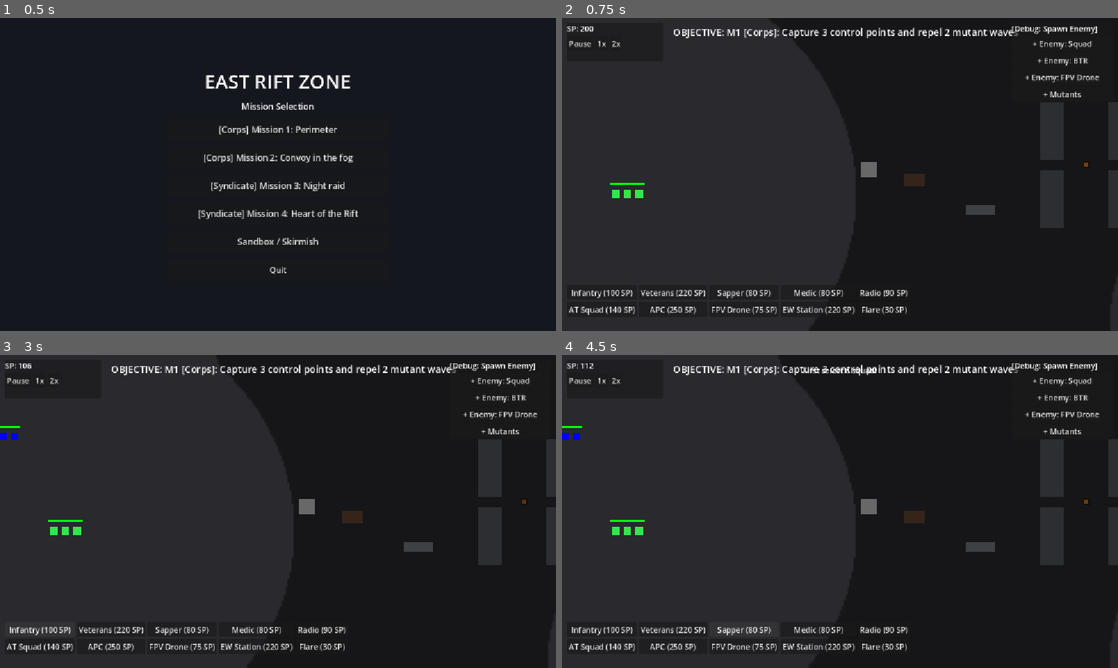
Above: before the commit, frames 1-4 (two rows, left to right).
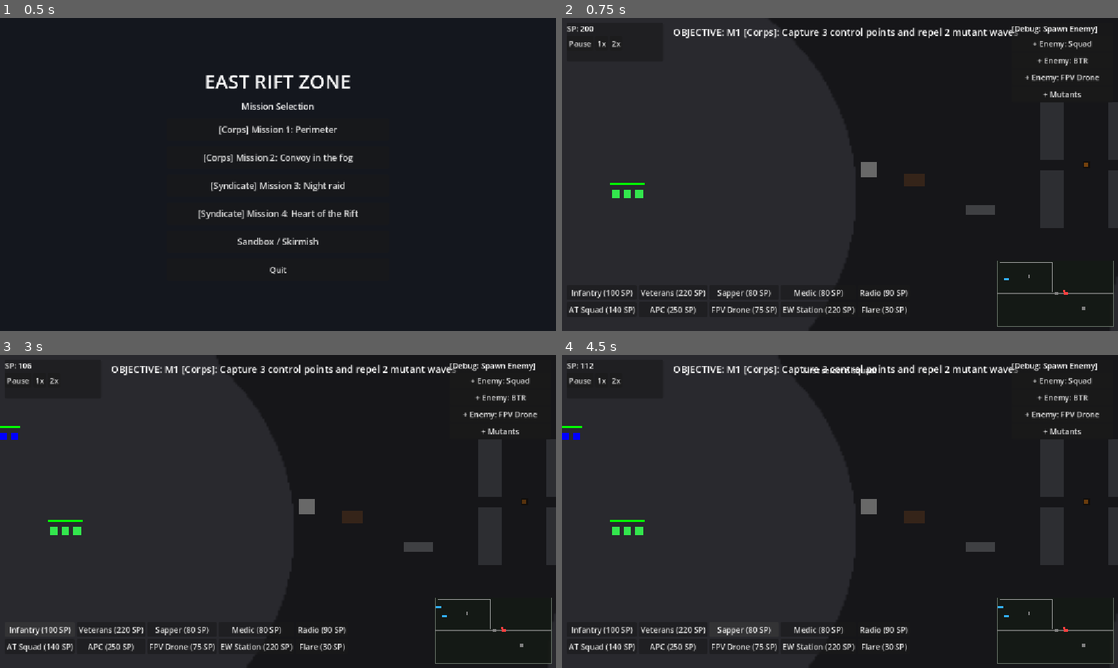
Above: after the commit, the same moments.

Repository: roflanbi4/game-zov
Game: Godot game, scene res://scenes/core/main_game.tscn
The game is run twice, just before and just after one commit, with the same random seed, the same clock (stepped at 60 frames per second) and the same inputs.
Inputs:
- Up to frame 1 (0.5 s): no input
- Up to frame 2 (0.75 s): click "[Corps] Mission 1: Perimeter" at 0.5 s
- Up to frame 3 (3 s): click "1x" at 1.25 s; click "2x" at 2 s; click "Infantry (100 SP)" at 2.75 s
- Up to frame 4 (4.5 s): click "Veterans (220 SP)" at 3.5 s; click "Sapper (80 SP)" at 4.25 s

Frame 1 is identical in both runs. In frame 2, 0.2% of the frame differs, in the area x 78-100%, y 77-99%; in frame 3, 0.3%; in frame 4, 0.3%.

Commit message:
15.5

Diff:
--- a/scripts/ui/GameHUD.gd
+++ b/scripts/ui/GameHUD.gd
@@ -117,6 +117,15 @@
 	var mm: MissionManager = get_parent().get_node_or_null("MissionManager") as MissionManager
 	if mm != null and _day_night_btn != null:
 		_day_night_btn.visible = (mm.mission == MissionManager.Mission.SANDBOX)
+
+	# Minimap (bottom right)
+	var minimap := HUDMinimap.new()
+	minimap.name = "HUDMinimap"
+	var vp: Vector2 = get_viewport().get_visible_rect().size
+	if vp.x <= 0.0:
+		vp = Vector2(1280.0, 720.0)
+	minimap.position = Vector2(vp.x - 250.0, vp.y - 145.0)
+	add_child(minimap)
 
 func _on_sp_changed(_new_amount: int) -> void:
 	_update_sp_label()
--- /dev/null
+++ b/scripts/ui/HUDMinimap.gd
@@ -0,0 +1,108 @@
+class_name HUDMinimap extends Control
+
+const _CFG := preload("res://scripts/core/GameConfig.gd")
+
+const MAP_UI_W: float = 240.0
+const MAP_UI_H: float = 135.0
+
+func _ready() -> void:
+	custom_minimum_size = Vector2(MAP_UI_W, MAP_UI_H)
+	size = Vector2(MAP_UI_W, MAP_UI_H)
+	mouse_filter = Control.MOUSE_FILTER_STOP
+	set_process(true)
+
+func _process(_delta: float) -> void:
+	queue_redraw()
+
+func _draw() -> void:
+	var rect: Rect2 = Rect2(Vector2.ZERO, size)
+	draw_rect(rect, Color(0.08, 0.1, 0.08, 0.88), true)
+	draw_rect(rect, Color(0.45, 0.5, 0.45, 0.9), false, 1.5)
+
+	# Дорога по центру
+	var road_y: float = size.y * 0.5
+	draw_line(Vector2(0.0, road_y), Vector2(size.x, road_y), Color(0.6, 0.6, 0.6, 0.6), 1.0)
+
+	var cam: Camera2D = get_tree().get_first_node_in_group("rts_camera") as Camera2D
+
+	# Точки контроля
+	for cp in get_tree().get_nodes_in_group("control_points"):
+		if not is_instance_valid(cp) or not (cp is Node2D):
+			continue
+		var owner_val: int = int(cp.get("point_owner"))
+		var color: Color = Color(0.5, 0.5, 0.5, 1.0)
+		match owner_val:
+			1:
+				color = Color(0.2, 0.7, 1.0, 1.0)
+			2:
+				color = Color(1.0, 0.25, 0.25, 1.0)
+			_:
+				color = Color(0.5, 0.5, 0.5, 1.0)
+		var mini_pos: Vector2 = _to_mini((cp as Node2D).global_position)
+		draw_rect(Rect2(mini_pos - Vector2(3.0, 3.0), Vector2(6.0, 6.0)), color)
+
+	# Союзные юниты
+	for g in ["player_units", "player_vehicles", "player_drones"]:
+		for node in get_tree().get_nodes_in_group(g):
+			if not is_instance_valid(node) or not (node is Node2D):
+				continue
+			var mini_pos: Vector2 = _to_mini((node as Node2D).global_position)
+			draw_circle(mini_pos, 2.5, Color(0.2, 0.7, 1.0, 1.0))
+
+	# Видимые враги
+	for g in ["enemy_units", "enemy_vehicles", "mutants"]:
+		for node in get_tree().get_nodes_in_group(g):
+			if not is_instance_valid(node) or not (node is Node2D):
+				continue
+			if not (node as Node).visible:
+				continue
+			var mini_pos: Vector2 = _to_mini((node as Node2D).global_position)
+			draw_circle(mini_pos, 2.5, Color(1.0, 0.25, 0.25, 1.0))
+
+	# Прямоугольник камеры
+	if cam != null:
+		var cam_size: Vector2 = cam.get_viewport_rect().size if cam.get_viewport() != null else Vector2(640.0, 360.0)
+		var cam_mini: Vector2 = _to_mini(cam.global_position - cam_size * 0.5)
+		var cam_mini_size: Vector2 = Vector2((cam_size.x / _CFG.MAP_WIDTH) * size.x, (cam_size.y / _CFG.MAP_HEIGHT) * size.y)
+		draw_rect(Rect2(cam_mini, cam_mini_size), Color(1.0, 1.0, 1.0, 0.6), false, 1.0)
+
+func _to_mini(world_pos: Vector2) -> Vector2:
+	return Vector2((world_pos.x / _CFG.MAP_WIDTH) * size.x, (world_pos.y / _CFG.MAP_HEIGHT) * size.y)
+
+func _gui_input(event: InputEvent) -> void:
+	if event is InputEventMouseButton:
+		var world_pos: Vector2 = _world_from_mini(event.position)
+		if event.button_index == MOUSE_BUTTON_LEFT and event.pressed:
+			var cam: Camera2D = get_tree().get_first_node_in_group("rts_camera") as Camera2D
+			if cam != null:
+				cam.position = world_pos
+			accept_event()
+		elif event.button_index == MOUSE_BUTTON_RIGHT and event.pressed:
+			_send_selected_to(world_pos)
+			accept_event()
+
+func _world_from_mini(mini_pos: Vector2) -> Vector2:
+	return Vector2((mini_pos.x / size.x) * _CFG.MAP_WIDTH, (mini_pos.y / size.y) * _CFG.MAP_HEIGHT)
+
+func _send_selected_to(world_pos: Vector2) -> void:
+	var sel_mgr: Node = get_tree().current_scene.get_node_or_null("SelectionManager")
+	if sel_mgr == null:
+		return
+	var selected_squads: Array = sel_mgr.get("selected_squads")
+	if selected_squads == null:
+		return
+	for sq in selected_squads:
+		if not is_instance_valid(sq) or not (sq is Node2D):
+			continue
+		if sq.has_method("move_squad"):
+			sq.move_squad(world_pos)
+		elif sq.has_method("set_destination"):
+			sq.set_destination(world_pos)
+	var selected_units: Array = sel_mgr.get("selected_units")
+	if selected_units == null:
+		return
+	for unit in selected_units:
+		if not is_instance_valid(unit) or not (unit is Node2D):
+			continue
+		if unit.has_method("set_destination"):
+			unit.set_destination(world_pos)
Not shown, changed: all_scripts.txt
Not shown, added: scripts/ui/HUDMinimap.gd.uid
